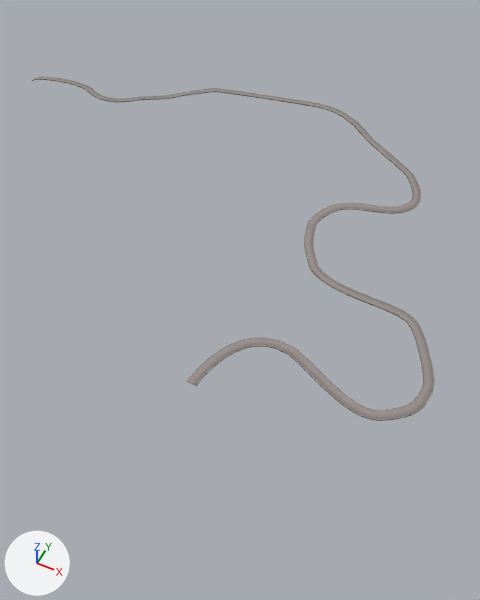
Two versions of the Blender file Blends/Road_Finished.blend, one commit apart.
Camera for both pictures: a 50 mm lens placed at (40.6, -62.0, 48.7), pointed at (18.9, -18.6, -5.6). Arrows for +X, +Y and +Z are at lower left; the lights stay in place.
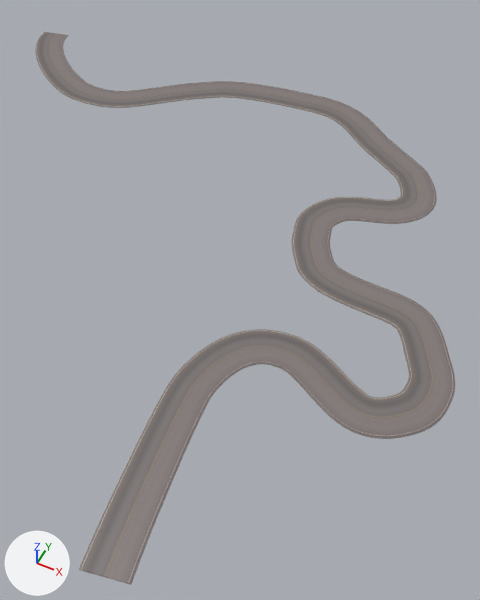
Pixel boxes (x1, y1, x2, y2) of what changed, in the pictures (480 x 600 px):
'Cube', recoloured, reshaped, moved (60% taller)
    before: (32, 76, 435, 421)
    after: (35, 32, 455, 584)

Diff of the bpy script that builds the scene:
```diff
--- a/Blends/Road_Finished.blend.py
+++ b/Blends/Road_Finished.blend.py
@@ mat_road @@
 n2 = _N.new('ShaderNodeTexImage'); n2.name = 'Image Texture'
 n1 = _N.new('ShaderNodeBsdfPrincipled'); n1.name = 'Principled BSDF'
 n2.image = img_texturescom_roads0077_1_seamless_s_jpg
+n3 = _N.new('ShaderNodeHueSaturation'); n3.name = 'Hue Saturation Value'
+n3.inputs[1].default_value = 1.1  # 'Saturation'
+n3.inputs[2].default_value = 0.7  # 'Value'
 _L.new(n1.outputs[0], n0.inputs[0])  # 'BSDF' to 'Surface'
-_L.new(n2.outputs[0], n1.inputs[0])  # 'Color' to 'Base Color'
+_L.new(n2.outputs[0], n3.inputs[4])  # 'Color' to 'Color'
+_L.new(n3.outputs[0], n1.inputs[0])  # 'Color' to 'Base Color'
@@ me_cube @@
 me_cube.from_pydata(...)  # 56 vertices, 34 faces; spans x -0.1..0.1, y -0.501..0.499, z -0.05..0.05
+# me_cube part 1: the whole mesh is multiplied about its middle by the matrix ((1.0, 0.0, 0.0), (0.0, 4.043, 0.0), (0.0, 0.0, 1.0)), then moved by (-0.386, 13.277, 0.0)
 me_cube.materials.append(mat_road)
@@ cu_beziercurve @@
 cu_beziercurve.dimensions = '3D'
-_sp = cu_beziercurve.splines.new('BEZIER'); _sp.bezier_points.add(19)
-_sp.bezier_points.foreach_set('co', [-23.5, -7.74, -0.598, -14.29, -7.659, 0.0, -7.631, -6.856, 0.0, -3.802, -2.628, -0.71, 1.0, 0.0, 0.0, 14.87, 2.726, 0.0, 24.18, -1.956, 0.0, 30.26, -6.297, 0.0, 32.07, -9.683, 0.0, 31.58, -12.2, 0.0, 23.61, -17.28, 0.0, 23.69, -21.21, 0.0, 25.35, -24.58, 0.0, 36.43, -27.69, 0.0, 39.05, -30.93, 0.0, 40.51, -35.23, 0.0, 39.39, -38.03, 0.0, 36.96, -39.54, 0.0, 28.06, -36.35, 0.0, 21.75, -43.99, 0.0])
-_sp.bezier_points.foreach_set('handle_left', [-24.2, -7.616, -1.199, -16.76, -6.269, -0.0369, -10.45, -9.2, -0.0972, -5.515, -4.117, -0.905, 0.125, -0.485, 0.0, 13.03, 2.602, -0.0582, 21.9, -0.135, -0.104, 30.05, -5.936, 0.0, 31.56, -7.841, 0.0, 31.88, -11.8, 0.00887, 25.16, -13.53, 0.401, 23.3, -19.6, 0.0, 24.83, -23.59, 0.00601, 34.27, -26.65, 0.0, 37.67, -28.16, -0.0702, 40.68, -33.61, -0.712, 40.52, -36.94, -0.0615, 37.45, -39.43, 0.0, 29.72, -36.67, 0.0, 21.65, -43.0, 0.0])
-_sp.bezier_points.foreach_set('handle_right', [-22.81, -7.862, 0.0, -12.63, -8.598, 0.0249, -5.851, -5.377, 0.0614, -2.868, -1.816, -0.604, 1.682, 0.378, 0.0, 19.47, 3.035, 0.146, 25.08, -2.679, 0.0411, 30.49, -6.704, 0.0, 32.38, -10.81, 0.0, 29.65, -14.79, -0.0573, 22.81, -19.2, -0.206, 24.08, -22.82, 0.0, 27.23, -28.13, -0.0217, 36.88, -27.91, 0.0, 39.96, -32.76, 0.0463, 40.48, -35.5, 0.116, 38.26, -39.11, 0.0615, 34.51, -40.07, 0.0, 22.4, -35.26, 0.0, 21.85, -44.99, 0.0])
-for _p, _l, _r in zip(_sp.bezier_points, ['ALIGNED', 'ALIGNED', 'ALIGNED', 'ALIGNED', 'ALIGNED', 'ALIGNED', 'ALIGNED', 'ALIGNED', 'ALIGNED', 'ALIGNED', 'ALIGNED', 'ALIGNED', 'ALIGNED', 'ALIGNED', 'ALIGNED', 'ALIGNED', 'ALIGNED', 'ALIGNED', 'ALIGNED', 'ALIGNED'], ['ALIGNED', 'ALIGNED', 'ALIGNED', 'ALIGNED', 'ALIGNED', 'ALIGNED', 'ALIGNED', 'ALIGNED', 'ALIGNED', 'ALIGNED', 'ALIGNED', 'ALIGNED', 'ALIGNED', 'ALIGNED', 'ALIGNED', 'ALIGNED', 'ALIGNED', 'ALIGNED', 'ALIGNED', 'ALIGNED']): _p.handle_left_type = _l; _p.handle_right_type = _r
+_sp = cu_beziercurve.splines.new('BEZIER'); _sp.bezier_points.add(21)
+_sp.bezier_points.foreach_set('co', [-28.39, 2.805, 0.0, -14.72, -8.753, 0.0, -7.631, -6.856, 0.0, -3.277, -3.109, 0.0, 1.0, 0.0, 0.0, 14.87, 2.726, 0.0, 24.18, -1.956, 0.0, 30.26, -6.297, 0.0, 32.07, -9.683, 0.0, 31.58, -12.2, 0.0, 23.61, -17.28, 0.0, 23.69, -21.21, 0.0, 25.35, -24.58, 0.0, 36.43, -27.69, 0.0, 39.05, -30.93, 0.0, 40.51, -35.23, 0.0, 39.39, -38.03, 0.0, 36.96, -39.54, 0.0, 28.06, -36.35, 0.0, 21.75, -43.99, 0.0, 22.43, -50.5, 0.0, 24.27, -61.37, 0.0])
+_sp.bezier_points.foreach_set('handle_left', [-29.17, 6.906, 0.0, -18.16, -8.55, 0.0, -9.661, -8.543, 0.0, -5.064, -4.662, 0.0, -2.337, -2.301, 0.0, 13.03, 2.602, 0.0, 21.9, -0.135, 0.0, 30.05, -5.936, 0.0, 31.56, -7.841, 0.0, 31.88, -11.8, 0.0, 25.16, -13.53, 0.0, 23.3, -19.6, 0.0, 24.83, -23.59, 0.0, 34.27, -26.65, 0.0, 37.67, -28.16, 0.0, 40.68, -33.61, 0.0, 40.52, -36.94, 0.0, 37.7, -39.33, 0.0, 31.02, -36.42, 0.0, 21.79, -42.99, 0.0, 22.28, -49.51, 0.0, 23.3, -56.79, 0.0])
+_sp.bezier_points.foreach_set('handle_right', [-27.36, -2.656, 0.0, -11.87, -8.921, 0.0, -5.85, -5.377, 0.0, -2.379, -2.328, 0.0, 4.397, 2.342, 0.0, 19.47, 3.035, 0.0, 25.08, -2.679, 0.0, 30.49, -6.704, 0.0, 32.38, -10.81, 0.0, 29.65, -14.79, 0.0, 22.81, -19.2, 0.0, 24.08, -22.82, 0.0, 27.23, -28.13, 0.0, 36.88, -27.91, 0.0, 39.96, -32.76, 0.0, 40.48, -35.5, 0.0, 38.26, -39.11, 0.0, 34.55, -40.23, 0.0, 22.3, -36.22, 0.0, 21.7, -45.01, 0.0, 22.81, -52.97, 0.0, 24.48, -62.35, 0.0])
+for _p, _l, _r in zip(_sp.bezier_points, ['ALIGNED', 'ALIGNED', 'ALIGNED', 'ALIGNED', 'ALIGNED', 'ALIGNED', 'ALIGNED', 'ALIGNED', 'ALIGNED', 'ALIGNED', 'ALIGNED', 'ALIGNED', 'ALIGNED', 'ALIGNED', 'ALIGNED', 'ALIGNED', 'ALIGNED', 'ALIGNED', 'ALIGNED', 'ALIGNED', 'ALIGNED', 'ALIGNED'], ['ALIGNED', 'ALIGNED', 'ALIGNED', 'ALIGNED', 'ALIGNED', 'ALIGNED', 'ALIGNED', 'ALIGNED', 'ALIGNED', 'ALIGNED', 'ALIGNED', 'ALIGNED', 'ALIGNED', 'ALIGNED', 'ALIGNED', 'ALIGNED', 'ALIGNED', 'ALIGNED', 'ALIGNED', 'ALIGNED', 'ALIGNED', 'ALIGNED']): _p.handle_left_type = _l; _p.handle_right_type = _r
 _sp.order_u = 0
@@ ob_cube @@
 ob_cube = bpy.data.objects.new('Cube', me_cube)
-ob_cube.location = (-0.4, 9.9, 0.0)
+ob_cube.location = (0.0, -3.2, 0.0)
 _m = ob_cube.modifiers.new('Array', 'ARRAY')
```
